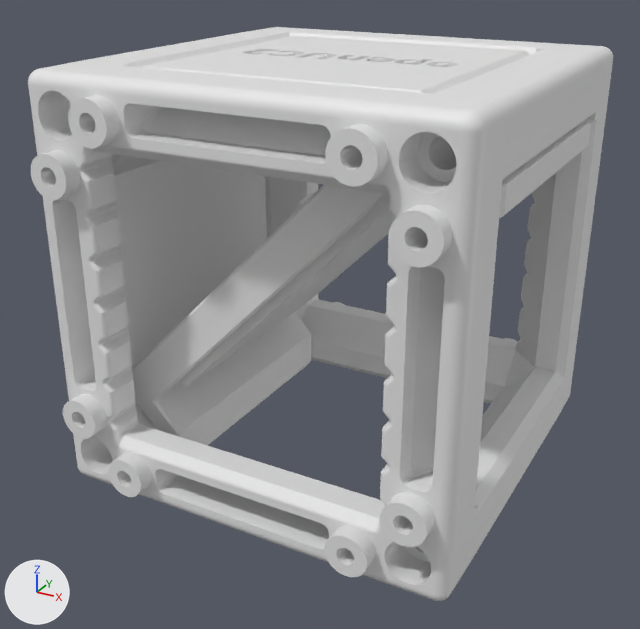
Before and after pictures for a commit that changed the glTF model examples/designs/cube-mounted/mirror-diagonal.dsn/_objects:xy.glb.
Camera for both pictures: a 50 mm camera at (0.0475, -0.0923, 0.0385) aimed at (-0.0013, -0.0036, -0.0059). Arrows for +X, +Y and +Z are at lower left; the lights stay in place. The first picture is the older version.

Script lines for the objects in view, before the commit:
```python
me_buy___mirror___40x30x2 = bpy.data.meshes.new('BUY - Mirror - 40x30x2')
me_buy___mirror___40x30x2.from_pydata(...)  # 8 vertices, 12 faces; spans x -0.0156..0.0141, y -0.015..0.015, z -0.0141..0.0156
me_prt___2022___insmir45th2 = bpy.data.meshes.new('PRT - 2022 - INSMIR45TH2')
me_prt___2022___insmir45th2.from_pydata(...)  # 7957 vertices, 15914 faces; spans x -0.0247..0.0247, y -0.017..0.017, z -0.0247..0.0247
ob_buy___mirror___40x30x2 = bpy.data.objects.new('BUY - Mirror - 40x30x2', me_buy___mirror___40x30x2)
ob_buy___mirror___40x30x2.parent = ob_mirror
ob_buy___mirror___40x30x2.location = (0.0, 0.0, 0.0)
ob_mounted_mirror = bpy.data.objects.new('mounted-mirror', None)
ob_mounted_mirror.parent = ob_design
ob_mounted_mirror.location = (0.0, 0.0, 0.0)
ob_prt___2022___insmir45th2 = bpy.data.objects.new('PRT - 2022 - INSMIR45TH2', me_prt___2022___insmir45th2)
ob_prt___2022___insmir45th2.parent = ob_insert
ob_prt___2022___insmir45th2.location = (0.0, 0.0, 0.0)
# also in view: 'PRT - 1003 - CUBHLF111 - V04.001' at (0.0, -0.0036, 0.0); 'PRT - 1003 - CUBHLF111 - V04' at (0.0, 0.0036, 0.0)
```
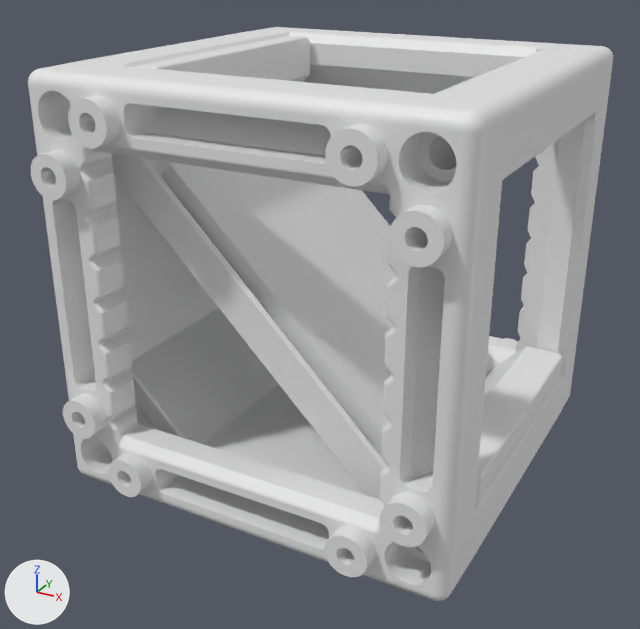
ob_mounted_mirror is not drawn itself; it is the parent of ob_adhesive_pad, ob_insert, ob_mirror.

The change, as JSON lines over the scene's bpy script:
```json
{"op": "set", "path": "ob_mounted_mirror.rotation_euler", "old": "(0.0, 0.0, 0.0)", "new": "(0.0, -1.571, 0.0)", "note": "degrees (0, 0, 0) -> degrees (0, -90, 0)"}
```

Boxes [x1, y1, x2, y2] around the edits, measured in the pictures (640 x 629 px):
```json
{"object": "PRT - 2022 - INSMIR45TH2", "change": "turned", "before": [112, 36, 591, 445], "after": [112, 36, 562, 501]}
{"object": "BUY - Mirror - 40x30x2", "change": "turned", "before": [180, 194, 396, 387], "after": [161, 162, 396, 454]}
{"object": "BUY - Adhesive pad - 41x29x1", "change": "turned", "after": [173, 191, 369, 439], "on screen": "not visible before"}
```
